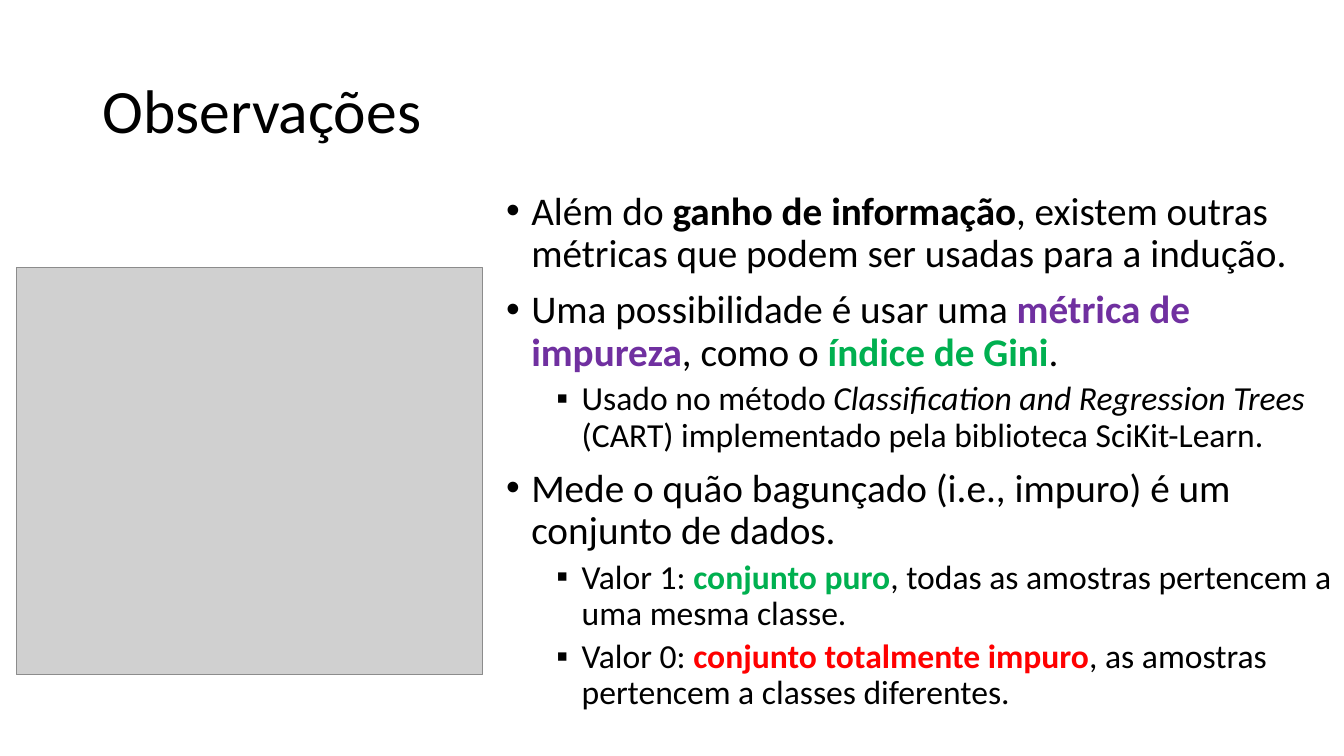
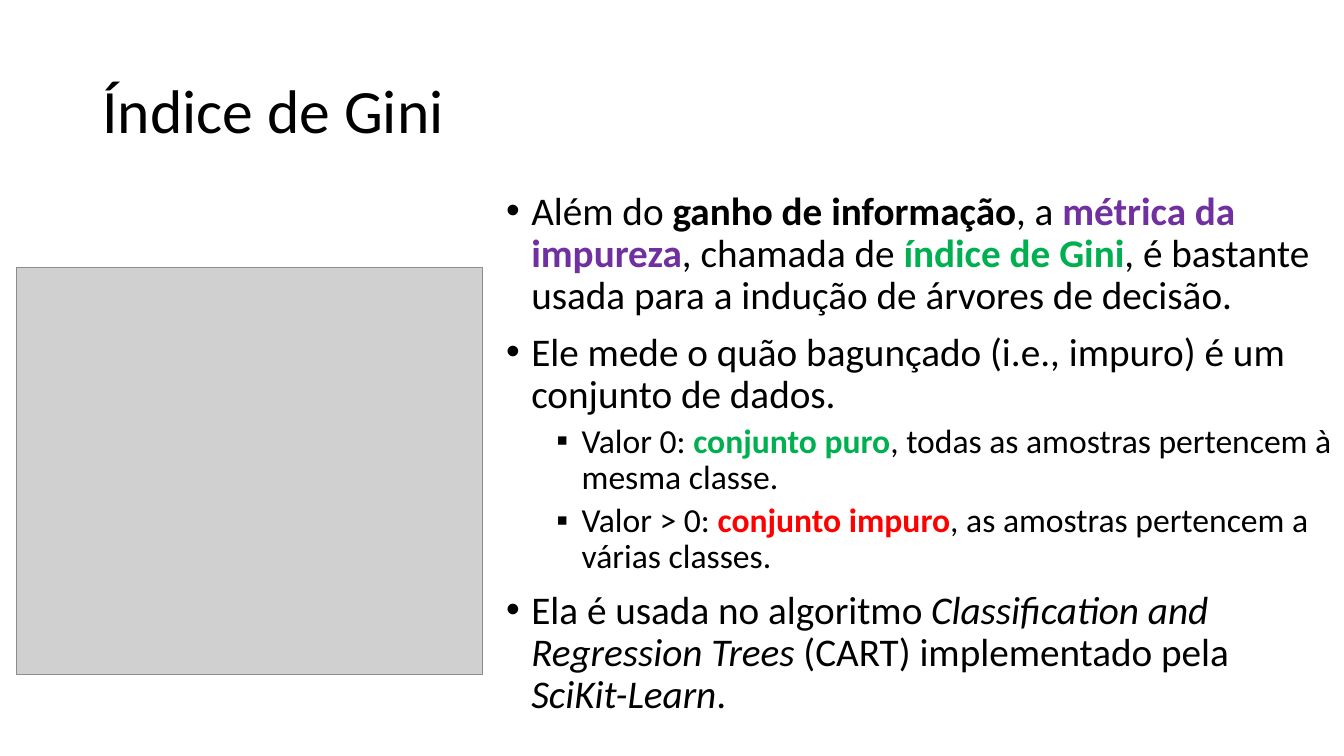
Before and after one commit to zz4fap/c24_inteligencia_artificial, a slide deck: slide 32 of slides/C24_Árvores_de_decisão.pptx (slide 41 before the commit). Drawn at 1344x756 pixels with LibreOffice and Linux fonts; fonts in the diff are those of the drawing; grey boxes stand for pictures. Boxes give left, top, right and bottom in pixels: in the first picture for what was removed or moved away, otherwise in the second. Text is boxed around its words. In the diff, an @@ line names an element or a change of style, - is before the commit and + after.

```diff
--- a/slides/C24_Árvores_de_decisão.pptx
+++ b/slides/C24_Árvores_de_decisão.pptx
@@ title at <box>102,82,443,134</box>: text changed @@
-Observações
+Índice de Gini
@@ text at <box>531,197,1331,709</box>: text changed; size 24 to 28 pt @@
-• Além do ganho de informação, existem outras métricas que podem ser usadas para a indução.
-• Uma possibilidade é usar uma métrica de impureza, como o índice de Gini.
-  ▪ Usado no método Classification and Regression Trees (CART) implementado pela biblioteca SciKit-Learn.
-• Mede o quão bagunçado (i.e., impuro) é um conjunto de dados.
-  ▪ Valor 1: conjunto puro, todas as amostras pertencem a uma mesma classe.
-  ▪ Valor 0: conjunto totalmente impuro, as amostras pertencem a classes diferentes.
+• Além do ganho de informação, a métrica da impureza, chamada de índice de Gini, é bastante usada para a indução de árvores de decisão.
+• Ele mede o quão bagunçado (i.e., impuro) é um conjunto de dados.
+  ▪ Valor 0: conjunto puro, todas as amostras pertencem à mesma classe.
+  ▪ Valor > 0: conjunto impuro, as amostras pertencem a várias classes.
+• Ela é usada no algoritmo Classification and Regression Trees (CART) implementado pela SciKit-Learn.
```
Also in this commit, not shown: 15 other slides changed, 2 slides added, 11 slides removed.
